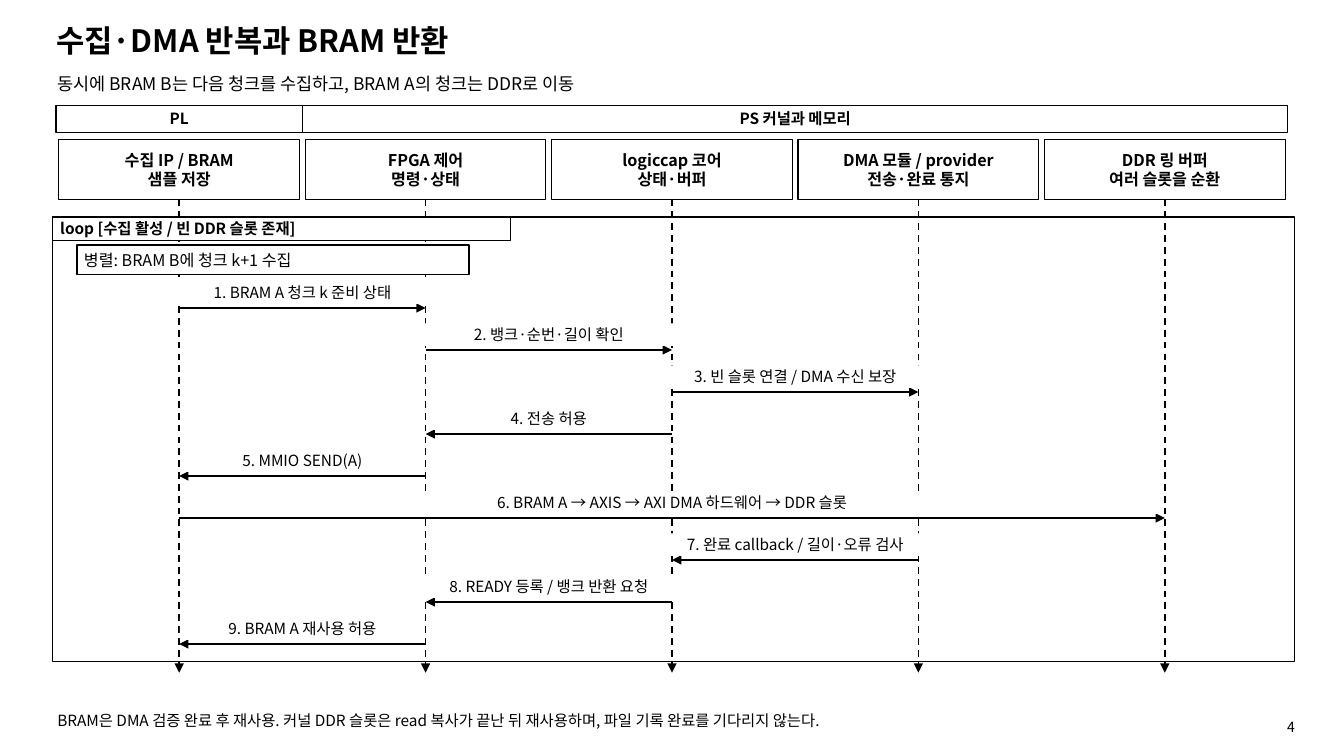
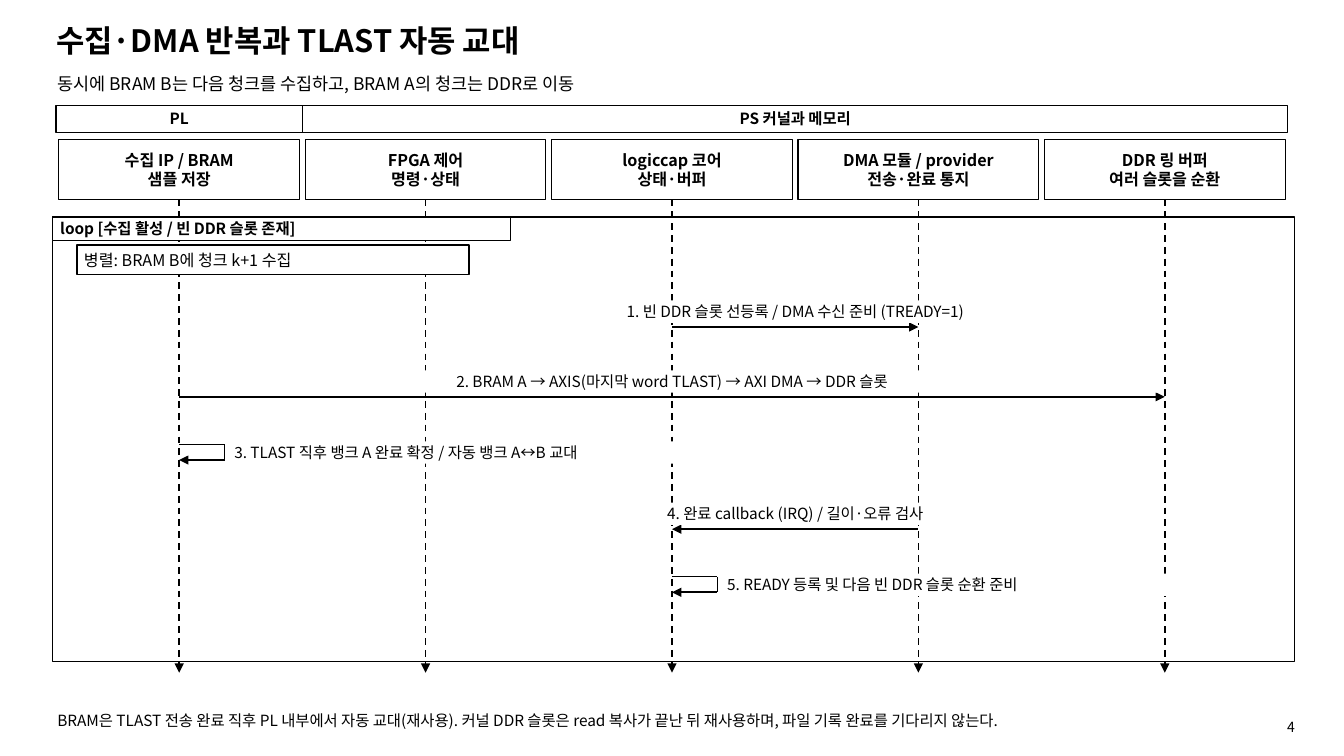
Before and after one commit to shinyuji/lucky_kernel, a slide deck: slide 4 of docs/FPGA_Linux_Qt_Sequence_Diagram.pptx. Drawn at 1344x756 pixels with LibreOffice and Linux fonts; fonts in the diff are those of the drawing. Boxes give left, top, right and bottom in pixels: in the first picture for what was removed or moved away, otherwise in the second. Text is boxed around its words. In the diff, an @@ line names an element or a change of style, - is before the commit and + after.

```diff
--- a/docs/FPGA_Linux_Qt_Sequence_Diagram.pptx
+++ b/docs/FPGA_Linux_Qt_Sequence_Diagram.pptx
@@ text at bbox=[56, 26, 520, 55]: text changed @@
-수집·DMA 반복과 BRAM 반환
+수집·DMA 반복과 TLAST 자동 교대
@@ rectangle removed at bbox=[155, 282, 450, 304] @@
-1. BRAM A 청크 k 준비 상태
@@ arrow removed from (179, 308) to (425, 308) @@
@@ rectangle removed at bbox=[419, 323, 678, 345] @@
-2. 뱅크·순번·길이 확인
@@ rectangle "1. 빈 DDR 슬롯 선등록 ...": place and size @@
-rectangle "1. 빈 DDR 슬롯 선등록 ..." at bbox=[644, 366, 946, 388]
+rectangle "1. 빈 DDR 슬롯 선등록 ..." at bbox=[573, 300, 1017, 323]
@@ text in rectangle at bbox=[627, 304, 964, 320]: text changed @@
-3. 빈 슬롯 연결 / DMA 수신 보장
+1. 빈 DDR 슬롯 선등록 / DMA 수신 준비 (TREADY=1)
@@ arrow moved from (672, 392) - (919, 392) to (672, 327) - (919, 327) @@
@@ arrow removed from (425, 350) to (672, 350) @@
@@ rectangle "2. BRAM A → AXIS(마지막 ...": place and size @@
-rectangle "2. BRAM A → AXIS(마지막 ..." at bbox=[186, 491, 1158, 513]
+rectangle "2. BRAM A → AXIS(마지막 ..." at bbox=[186, 370, 1158, 392]
@@ text in rectangle at bbox=[456, 374, 887, 390]: text changed @@
-6. BRAM A → AXIS → AXI DMA 하드웨어 → DDR 슬롯
+2. BRAM A → AXIS(마지막 word TLAST) → AXI DMA → DDR 슬롯
@@ arrow moved from (179, 518) - (1165, 518) to (179, 397) - (1165, 397) @@
@@ rectangle removed at bbox=[433, 407, 665, 429] @@
-4. 전송 허용
@@ line added from (179, 445) to (224, 445), #000000 1.2 pt @@
@@ line added from (224, 445) to (224, 460), #000000 1.2 pt @@
@@ text added at bbox=[234, 445, 577, 460], 16.5 pt, text #000000 @@
+3. TLAST 직후 뱅크 A 완료 확정 / 자동 뱅크 A↔B 교대
@@ arrow removed from (672, 434) to (425, 434) @@
@@ arrow moved from (179, 476) - (425, 476) to (179, 460) - (224, 460) @@
@@ rectangle removed at bbox=[187, 450, 418, 472] @@
-5. MMIO SEND(A)
@@ rectangle "4. 완료 callback (IRQ) / ...": place and size @@
-rectangle "4. 완료 callback (IRQ) / ..." at bbox=[641, 534, 949, 556]
+rectangle "4. 완료 callback (IRQ) / ..." at bbox=[595, 503, 995, 525]
@@ text in rectangle at bbox=[667, 506, 923, 522]: text changed @@
-7. 완료 callback / 길이·오류 검사
+4. 완료 callback (IRQ) / 길이·오류 검사
@@ arrow moved from (672, 560) - (919, 560) to (672, 529) - (919, 529) @@
@@ rectangle removed at bbox=[398, 575, 700, 597] @@
-8. READY 등록 / 뱅크 반환 요청
@@ line added from (672, 577) to (718, 577), #000000 1.2 pt @@
@@ arrow added from (718, 592) to (672, 592), #000000 1.8 pt @@
@@ line added from (718, 577) to (718, 592), #000000 1.2 pt @@
@@ text added at bbox=[727, 577, 1017, 592], 16.5 pt, text #000000 @@
+5. READY 등록 및 다음 빈 DDR 슬롯 순환 준비
@@ rectangle removed at bbox=[180, 618, 425, 640] @@
-9. BRAM A 재사용 허용
@@ arrow removed from (672, 602) to (425, 602) @@
@@ arrow removed from (425, 644) to (179, 644) @@
@@ text at bbox=[57, 713, 998, 729]: text changed @@
-BRAM은 DMA 검증 완료 후 재사용. 커널 DDR 슬롯은 read 복사가 끝난 뒤 재사용하며, 파일 기록 완료를 기다리지 않는다.
+BRAM은 TLAST 전송 완료 직후 PL 내부에서 자동 교대(재사용). 커널 DDR 슬롯은 read 복사가 끝난 뒤 재사용하며, 파일 기록 완료를 기다리지 않는다.
```
Also in this commit, not shown: 3 other slides changed.
